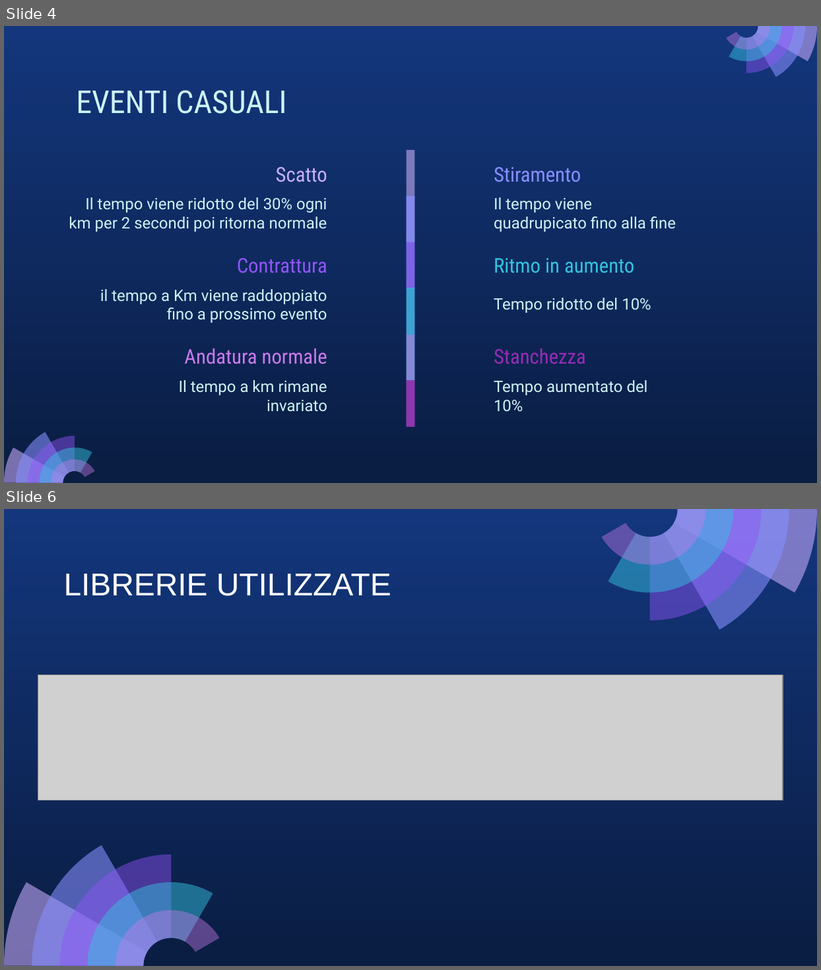
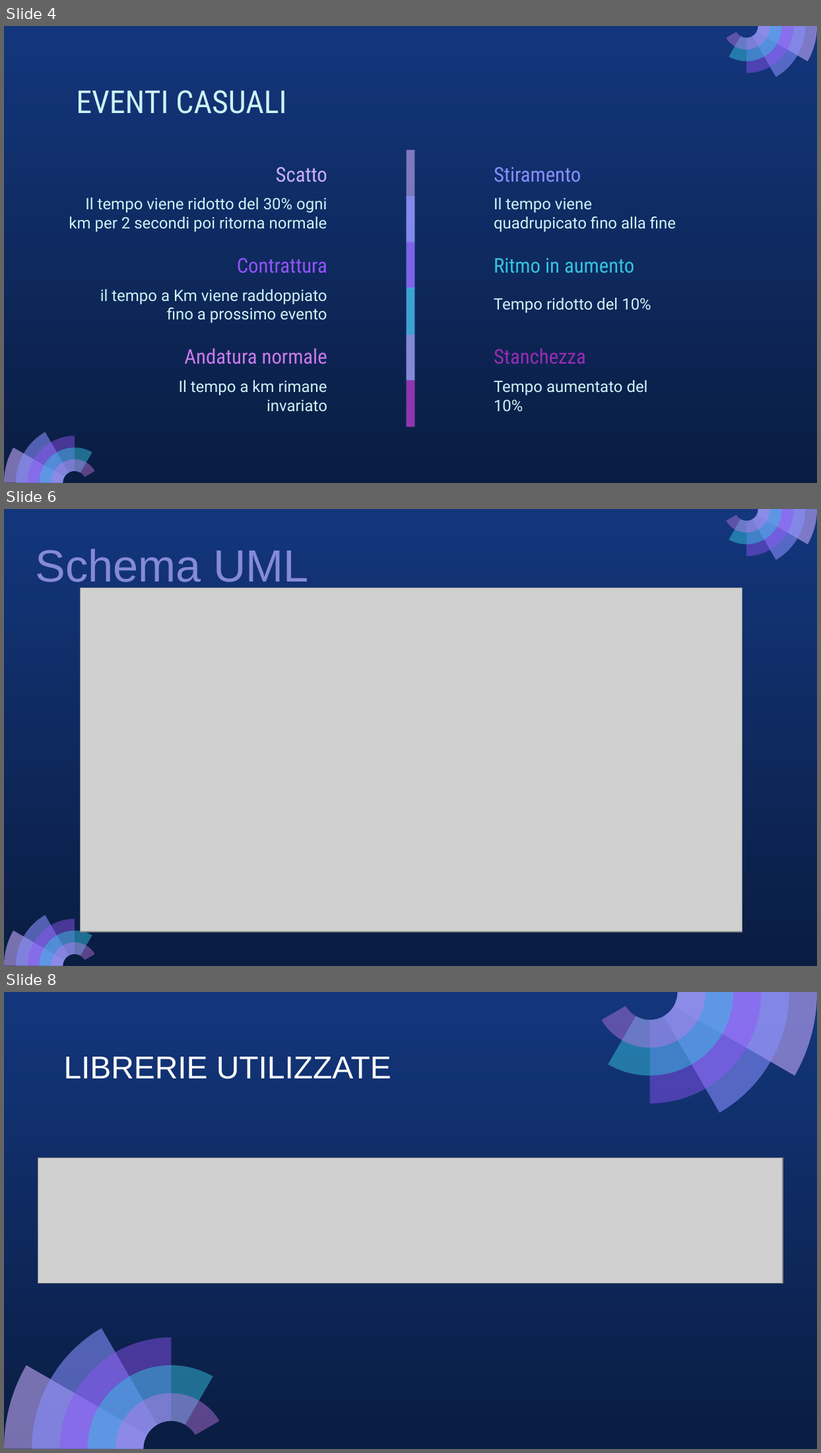
Before and after one commit to LorenzoBastianelli/Progetto_Maratona, a slide deck: File/ProgettoMaratonaBastianelli_Fiore.pptx. Shown one above the other, each under a label of ours: slides 4 and 6 before the commit, slides 4, 6 and 8 after it; the slides between them are not shown. The pictures are 821x970 and 821x1453 pixels, drawn with LibreOffice and Linux fonts; fonts in the diff are those of the drawing; grey boxes stand for pictures. Boxes give left, top, right and bottom in pixels: in the first picture for what was removed or moved away, otherwise in the second. Text is boxed around its words. In the diff, an @@ line names an element or a change of style, - is before the commit and + after.

```diff
--- a/File/ProgettoMaratonaBastianelli_Fiore.pptx
+++ b/File/ProgettoMaratonaBastianelli_Fiore.pptx
@@ slide 6 added at (4,509,817,966), background gradient #13367C to #0A1D42 @@
@@ group added at (726,509,817,560): 5 freeform shapes @@
@@ text added at (36,549,309,590), 40 pt, text #858AD9 @@
+Schema UML
@@ picture added at (81,588,743,932) @@
@@ group added at (4,916,95,966): 5 freeform shapes @@
@@ what was slide 6 is now slide 8 @@
```
Also in this commit, not shown: 3 slides changed, 4 other slides added, 5 slides removed, 3 other files.
